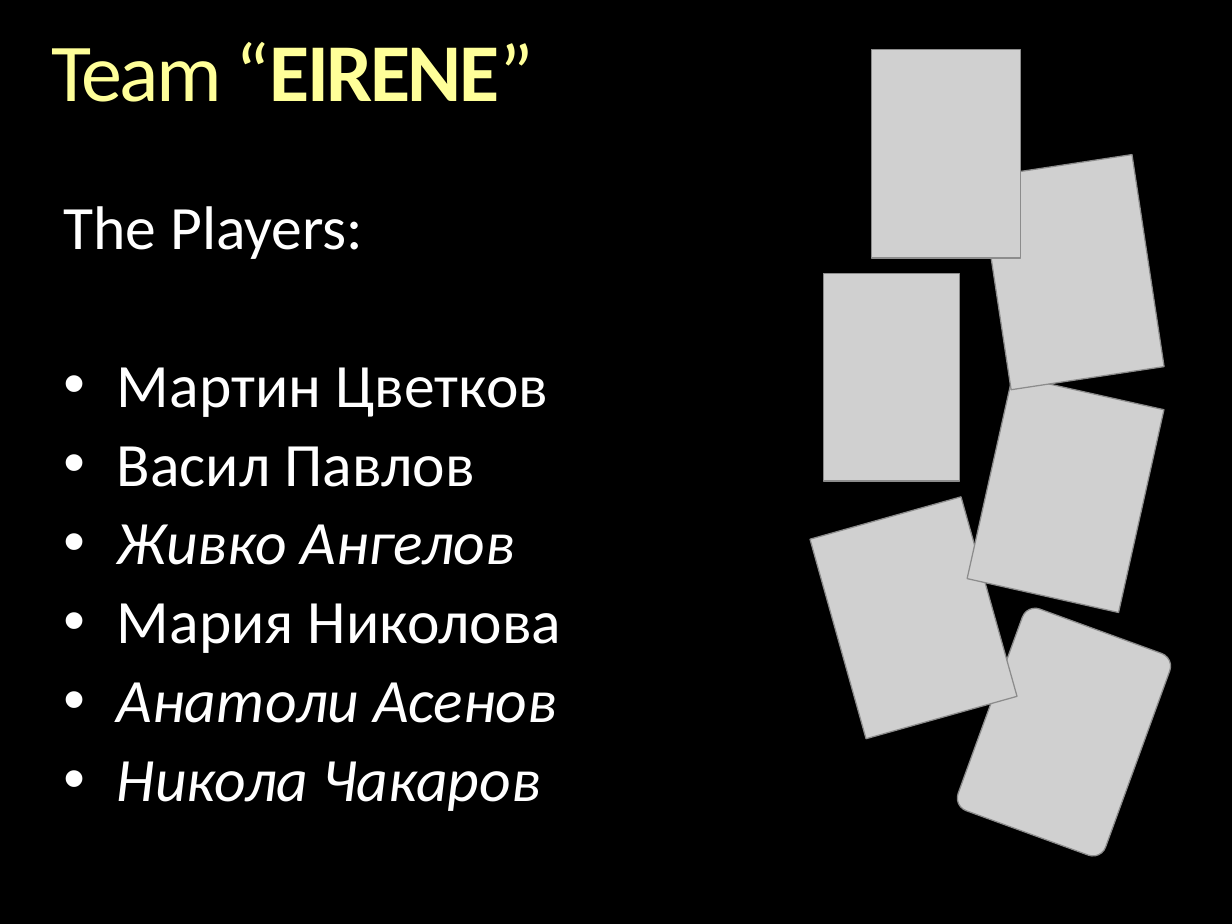
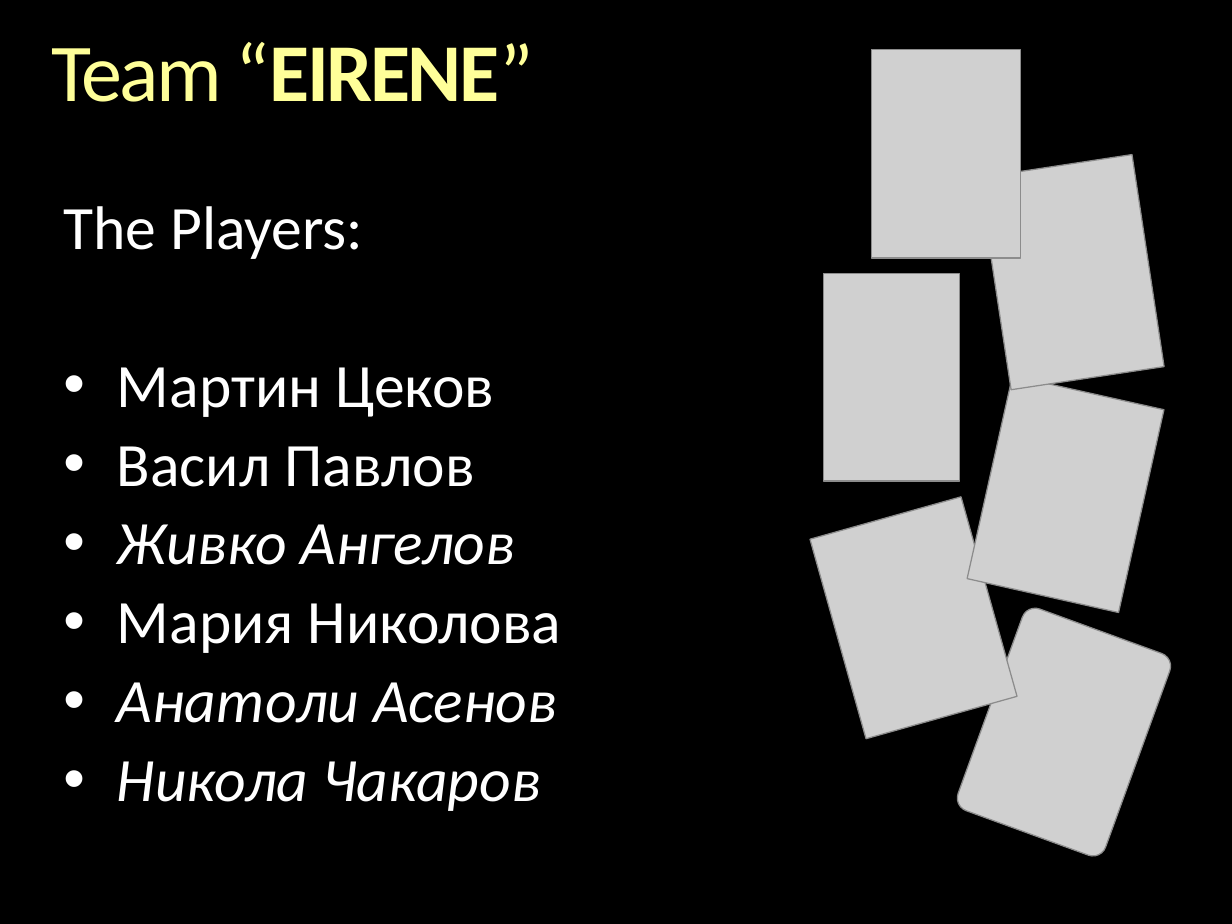
Before and after one commit to m4r71n85/blackjack, a slide deck: slide 2 of JavaScript - Team project.pptx. Drawn at 1232x924 pixels with LibreOffice and Linux fonts; fonts in the diff are those of the drawing; grey boxes stand for pictures; background and template pictures are left out. Boxes give left, top, right and bottom in pixels: in the first picture for what was removed or moved away, otherwise in the second. Text is boxed around its words. In the diff, an @@ line names an element or a change of style, - is before the commit and + after.

Commit message:
change style location fix name at pptx file

```diff
--- a/JavaScript - Team project.pptx
+++ b/JavaScript - Team project.pptx
@@ text at box(117, 367, 494, 417): text changed @@
-• Мартин Цветков
+• Мартин Цеков
```
Also in this commit, not shown: 2 other files.
